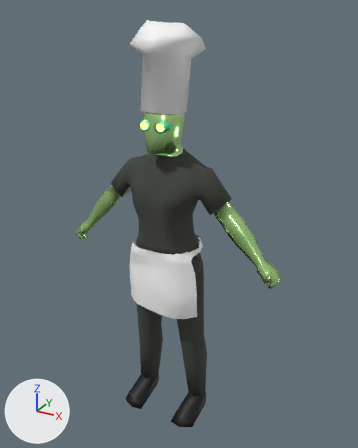
Two versions of the glTF model Characters/Kitchen/NPC_Kitchen_Female.glb, one commit apart.
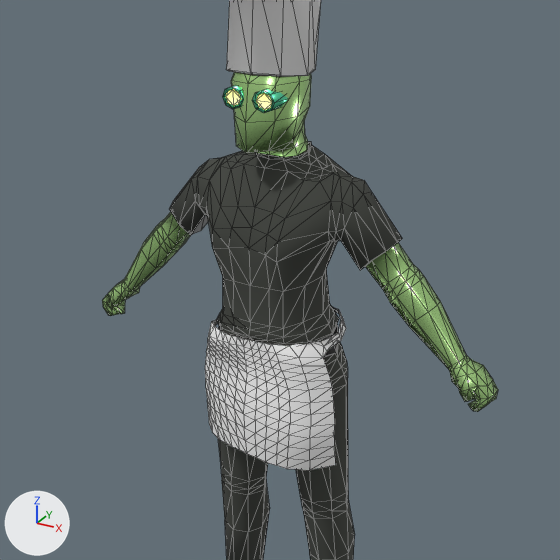
Each version appears first whole from a 50 mm camera at (2.19, -3.81, 4.03) aimed at (0.05, 0.07, 2.09), and next in a close-up on the part from 6% to 88% of the width and 17% to 82% of the height. Arrows for +X, +Y and +Z are at lower left; the lights stay in place. The close-ups show mesh edges as thin lines. Vertices at the same position are counted once.

The scene before the commit, as lines of its bpy script (objects in view):
```python
me_meat_character_male = bpy.data.meshes.new('Meat_Character_Male')
me_meat_character_male.from_pydata(...)  # 1106 vertices, 2114 faces; spans x -1.13..1.13, y -0.03..0.67, z -2.02..1.92
# faces by material slot: [512, 778, 200, 34, 92, 12, 486]
me_meat_character_male.materials.append(mat_skin)  # green #ccffa6
me_meat_character_male.materials.append(mat_pants)  # black #41443f
me_meat_character_male.materials.append(mat_belt)  # black #000000
me_meat_character_male.materials.append(mat_socks)  # white #e7e7e7
me_meat_character_male.materials.append(mat_buckle)  # green #70f5be
me_meat_character_male.materials.append(mat_eyes)  # cyan #00dce7
me_meat_character_male.materials.append(mat_apron)  # white #ffffff
ob_female_kitchen = bpy.data.objects.new('Female_Kitchen', me_meat_character_male)
ob_female_kitchen.location = (0.0, -0.35, 2.0)
```
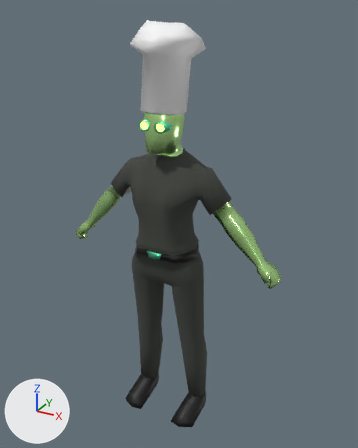
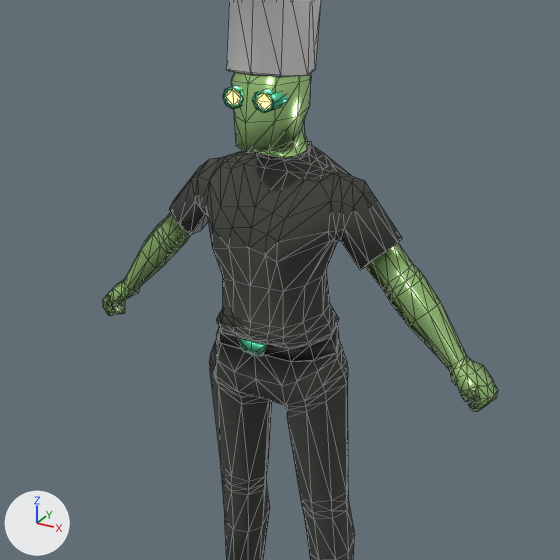
Edits to the scene script, one JSON object a line:
```json
{"block": "me_meat_character_male", "where": "me_meat_character_male.from_pydata(...)  # 1106 vertices, 2114 faces; spans x -1.13..1.13, y -0.03..0.67, z -2.02..1.92"}
{"block": "me_meat_character_male", "where": "# used by ob_female_kitchen; location = (0.0, -0.35, 2.0)"}
{"block": "me_meat_character_male", "change": "me_meat_character_male part 1: the loose piece of 220 vertices spanning x -0.37..0.4, y -0.02..0.56, z -0.73..-0.02 is deleted"}
```

What differs and where, as boxes [x1, y1, x2, y2] in the close-ups (560 x 560 px):
```json
{"part": 1, "of": "me_meat_character_male", "change": "deleted", "before": [205, 307, 346, 470]}
```
